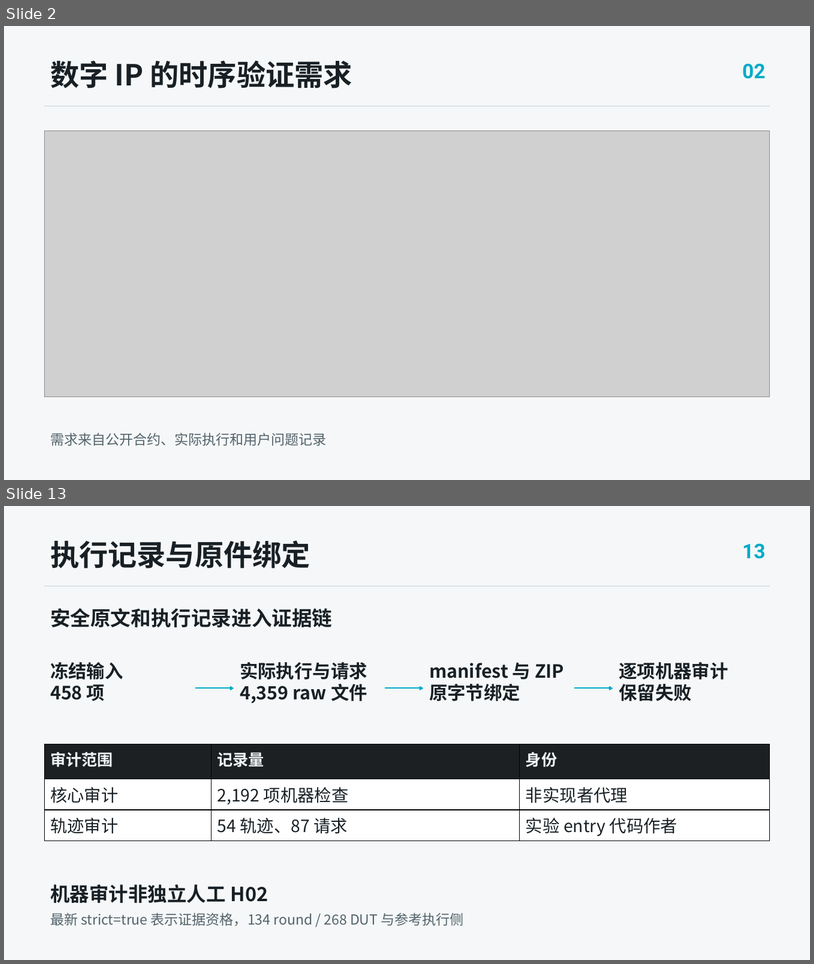
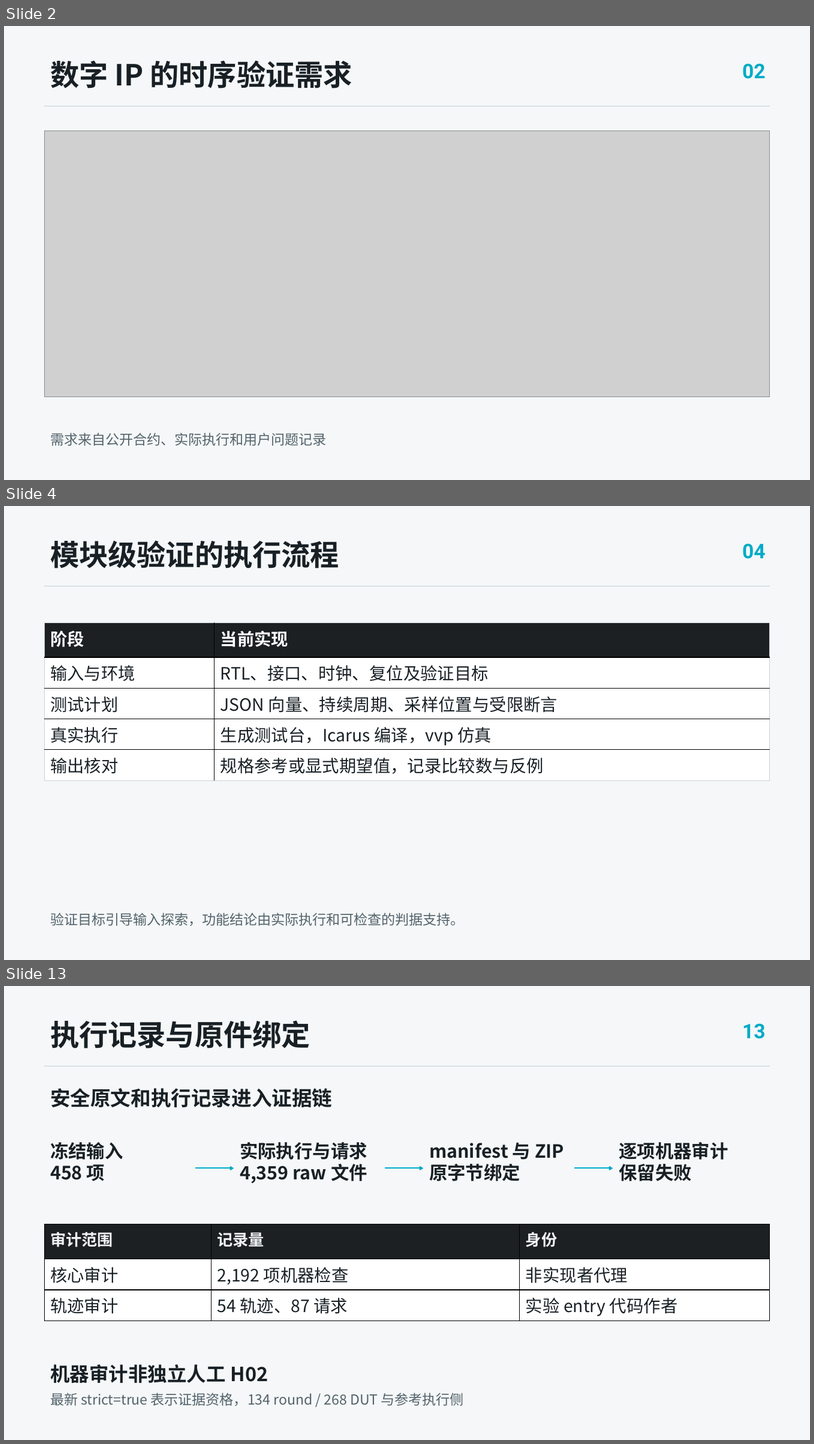
Before and after one commit to TYOCT-13/iverilog-ai-lab, a slide deck: docs/competition/ic/v4/presentation/output/ICARUS_AI_IC_defense_v4.pptx. Shown one above the other, each under a label of ours: slides 2 and 13 before the commit, slides 2, 4 and 13 after it; the slides between them are not shown. The pictures are 814x964 and 814x1444 pixels, drawn with LibreOffice and Linux fonts; fonts in the diff are those of the drawing; grey boxes stand for pictures. Boxes give left, top, right and bottom in pixels: in the first picture for what was removed or moved away, otherwise in the second. Text is boxed around its words. In the diff, an @@ line names an element or a change of style, - is before the commit and + after.

```diff
--- a/docs/competition/ic/v4/presentation/output/ICARUS_AI_IC_defense_v4.pptx
+++ b/docs/competition/ic/v4/presentation/output/ICARUS_AI_IC_defense_v4.pptx
@@ slide 4 added at (4, 506, 810, 960), background #F5F7F8 @@
@@ text added at (50, 540, 339, 568), 34.5 pt, text #182025, bold @@
+模块级验证的执行流程
@@ text added at (743, 543, 766, 559), 24 pt, text #00ABC8, bold @@
+04
@@ line added from (45, 586) to (770, 586), #C9D3D8 0.75 pt @@
@@ table added at (45, 623, 770, 862), 5 rows, 2 columns @@
+阶段 | 当前实现
+输入与环境 | RTL、接口、时钟、复位及验证目标
+测试计划 | JSON 向量、持续周期、采样位置与受限断言
+真实执行 | 生成测试台，Icarus 编译，vvp 仿真
+输出核对 | 规格参考或显式期望值，记录比较数与反例
@@ text added at (50, 912, 464, 925), 16.5 pt, text #53636B @@
+验证目标引导输入探索，功能结论由实际执行和可检查的判据支持。
```
Also in this commit, not shown: 9 slides changed, 6 other slides added, 7 slides removed, 28 other files.
